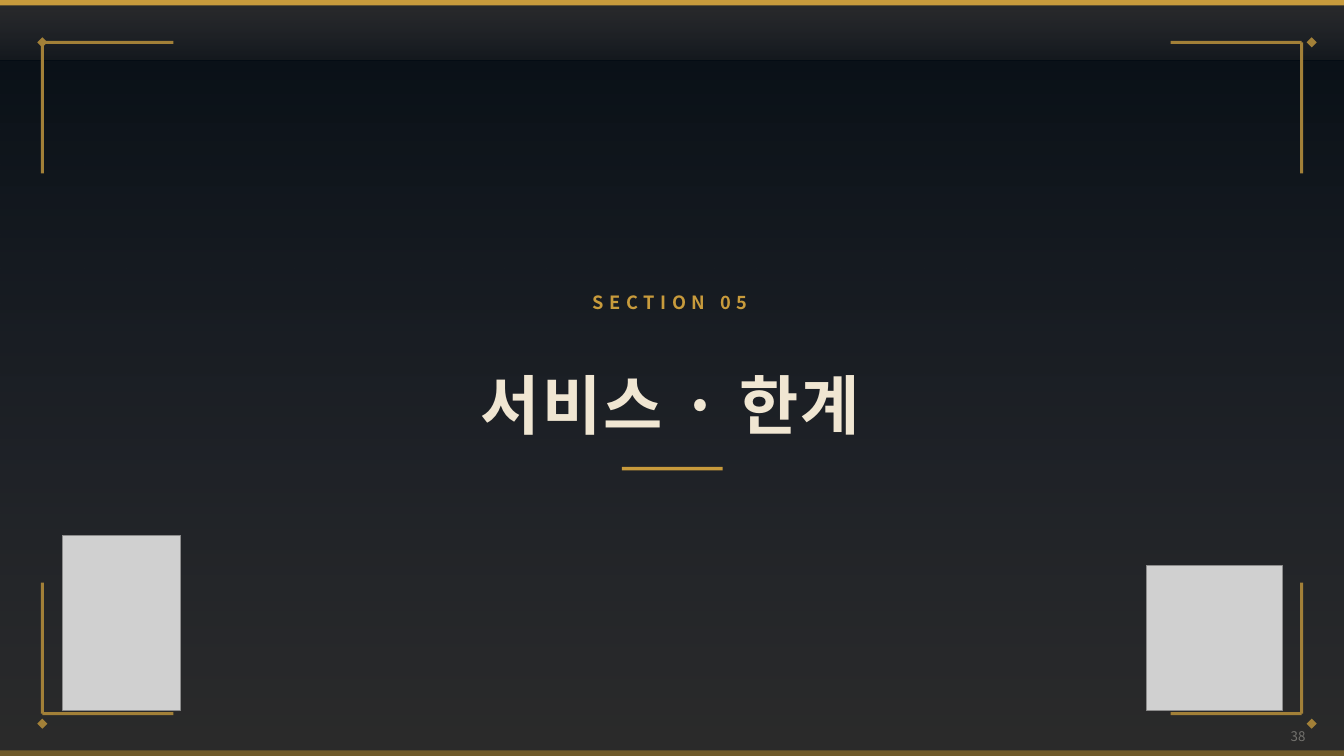
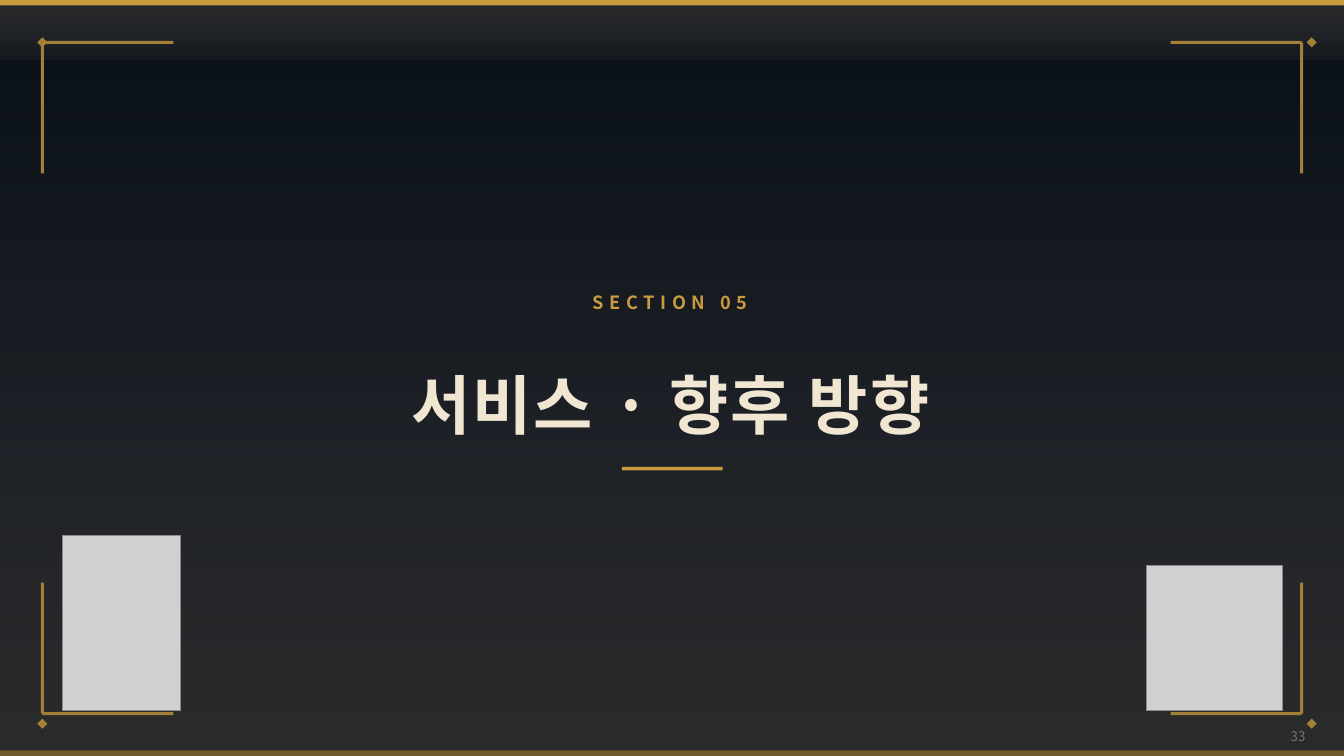
Before and after one commit to wpalswpa/project2608, a slide deck: slide 33 of 4조(십분컷)_미니2프로젝트_LoL 인게임 시점별 경기 데이터 기반 승패 예측 및 핵심 승리요인 분석_발표자료.pptx (slide 38 before the commit). Drawn at 1344x756 pixels with LibreOffice and Linux fonts; fonts in the diff are those of the drawing; grey boxes stand for pictures; background and template pictures are left out; a plain dark background stands for a picture behind light text. Boxes give left, top, right and bottom in pixels: in the first picture for what was removed or moved away, otherwise in the second. Text is boxed around its words. In the diff, an @@ line names an element or a change of style, - is before the commit and + after.

```diff
--- a/4조(십분컷)_미니2프로젝트_LoL 인게임 시점별 경기 데이터 기반 승패 예측 및 핵심 승리요인 분석_발표자료.pptx
+++ b/4조(십분컷)_미니2프로젝트_LoL 인게임 시점별 경기 데이터 기반 승패 예측 및 핵심 승리요인 분석_발표자료.pptx
@@ text at [411,374,930,435]: text changed @@
-서비스 · 한계
+서비스 · 향후 방향
```
Also in this commit, not shown: 11 other slides changed, 8 slides removed, 1 other file.
